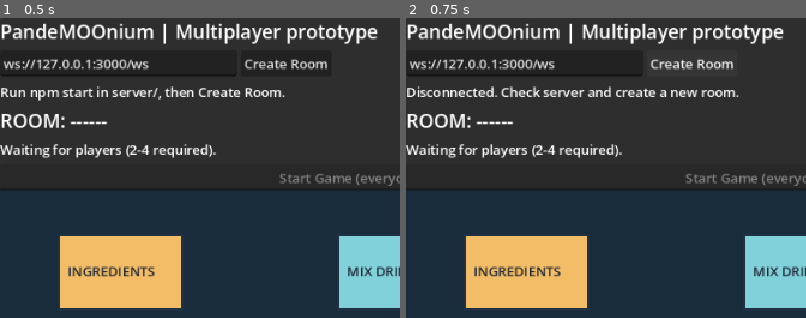
Above: before the commit, frames 1-2 (left to right).
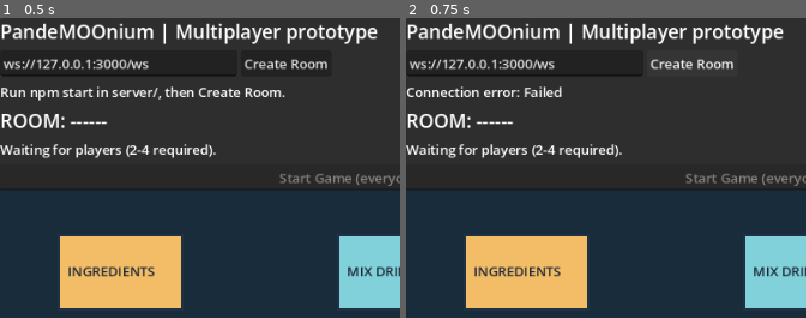
Above: after the commit, the same moments.

Repository: LJMurphyy/pandemoonium
Game: Godot game, scene res://scenes/Main.tscn
Same seed, same stepped clock (60 frames per second), same inputs: the game is played once before the commit and once after it.
Inputs:
- Up to frame 1 (0.5 s): no input
- Up to frame 2 (0.75 s): click "Create Room" at 0.5 s
The pictures show only the part of the screen within x 0-50%, y 0-50%; the shares and areas given below are measured in that part.

Frame 1 is identical in both runs. In frame 2, 1.6% of the frame differs, in the area x 0-84%, y 22-27%.

Commit message:
feat/give the host a 30s reconnect grace period

Diff:
--- a/game/scripts/network_manager.gd
+++ b/game/scripts/network_manager.gd
@@ -2,19 +2,46 @@
 ## Autoload: transport only. All positions, roles and interactions are handled by Main.
 signal message_received(message: Dictionary)
 signal disconnected()
+## How long to keep trying to get back into our room after the connection drops.
+## Matches the server's 30s host grace period.
+const RETRY_WINDOW_SEC := 30.0
+const RETRY_EVERY_SEC := 2.0
 var socket := WebSocketPeer.new()
 var active := false
 var connecting := false
+var server_url := ""
+var room_code := ""
+var host_token := ""
+var retrying := false
+var retry_deadline := 0.0
+var next_retry := 0.0
 
 func connect_to_server(url: String) -> int:
+    server_url = url
+    room_code = ""
+    host_token = ""
+    retrying = false
+    return _open()
+
+func _open() -> int:
     socket = WebSocketPeer.new()
     active = false
-    connecting = true
-    return socket.connect_to_url(url)
+    var err := socket.connect_to_url(server_url)
+    connecting = err == OK
+    return err
 
 func send_message(data: Dictionary) -> void:
     if socket.get_ready_state() == WebSocketPeer.STATE_OPEN:
         socket.send_text(JSON.stringify(data))
+
+func _now() -> float:
+    return Time.get_ticks_msec() / 1000.0
+
+func _give_up() -> void:
+    retrying = false
+    room_code = ""
+    host_token = ""
+    disconnected.emit()
 
 func _process(_delta: float) -> void:
     socket.poll()
@@ -23,12 +50,44 @@
         if not active:
             active = true
             connecting = false
-            send_message({"type": "create_room"})
+            if retrying:
+                # Back online: ask for our old room instead of making a new one.
+                send_message({"type": "rejoin_room", "code": room_code, "hostToken": host_token})
+            else:
+                send_message({"type": "create_room"})
         while socket.get_available_packet_count() > 0:
             var decoded: Variant = JSON.parse_string(socket.get_packet().get_string_from_utf8())
             if typeof(decoded) == TYPE_DICTIONARY:
                 message_received.emit(decoded)
-    elif state == WebSocketPeer.STATE_CLOSED and (active or connecting):
-        active = false
-        connecting = false
-        disconnected.emit()
+                _track_room(decoded)
+    elif state == WebSocketPeer.STATE_CLOSED:
+        if active or connecting:
+            active = false
+            connecting = false
+            if host_token.is_empty():
+                disconnected.emit()
+                return
+            if not retrying:
+                retrying = true
+                retry_deadline = _now() + RETRY_WINDOW_SEC
+            next_retry = _now() + RETRY_EVERY_SEC
+        elif retrying and _now() >= next_retry:
+            if _now() >= retry_deadline:
+                _give_up()
+            elif _open() != OK:
+                next_retry = _now() + RETRY_EVERY_SEC
+
+func _track_room(msg: Dictionary) -> void:
+    match str(msg.get("type", "")):
+        "room_created":
+            room_code = str(msg.get("code", ""))
+            host_token = str(msg.get("hostToken", ""))
+        "room_rejoined":
+            retrying = false
+        "error":
+            # The room is gone (grace period ran out) or the token was refused.
+            if retrying:
+                socket.close()
+                connecting = false
+                active = false
+                _give_up()
